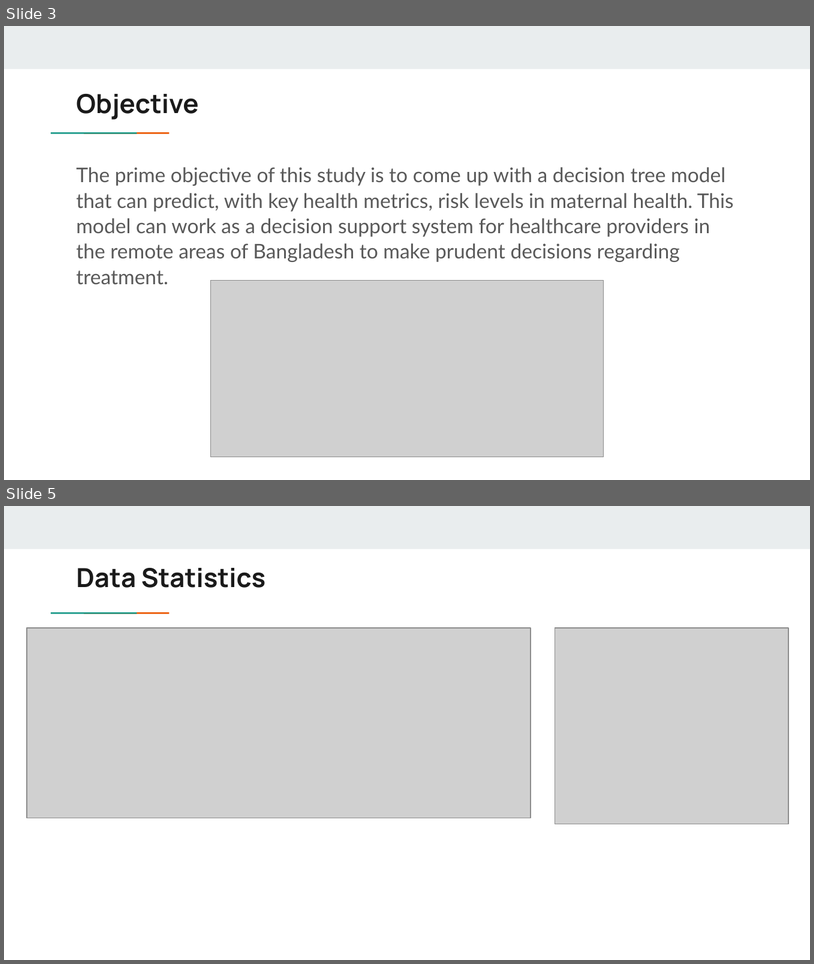
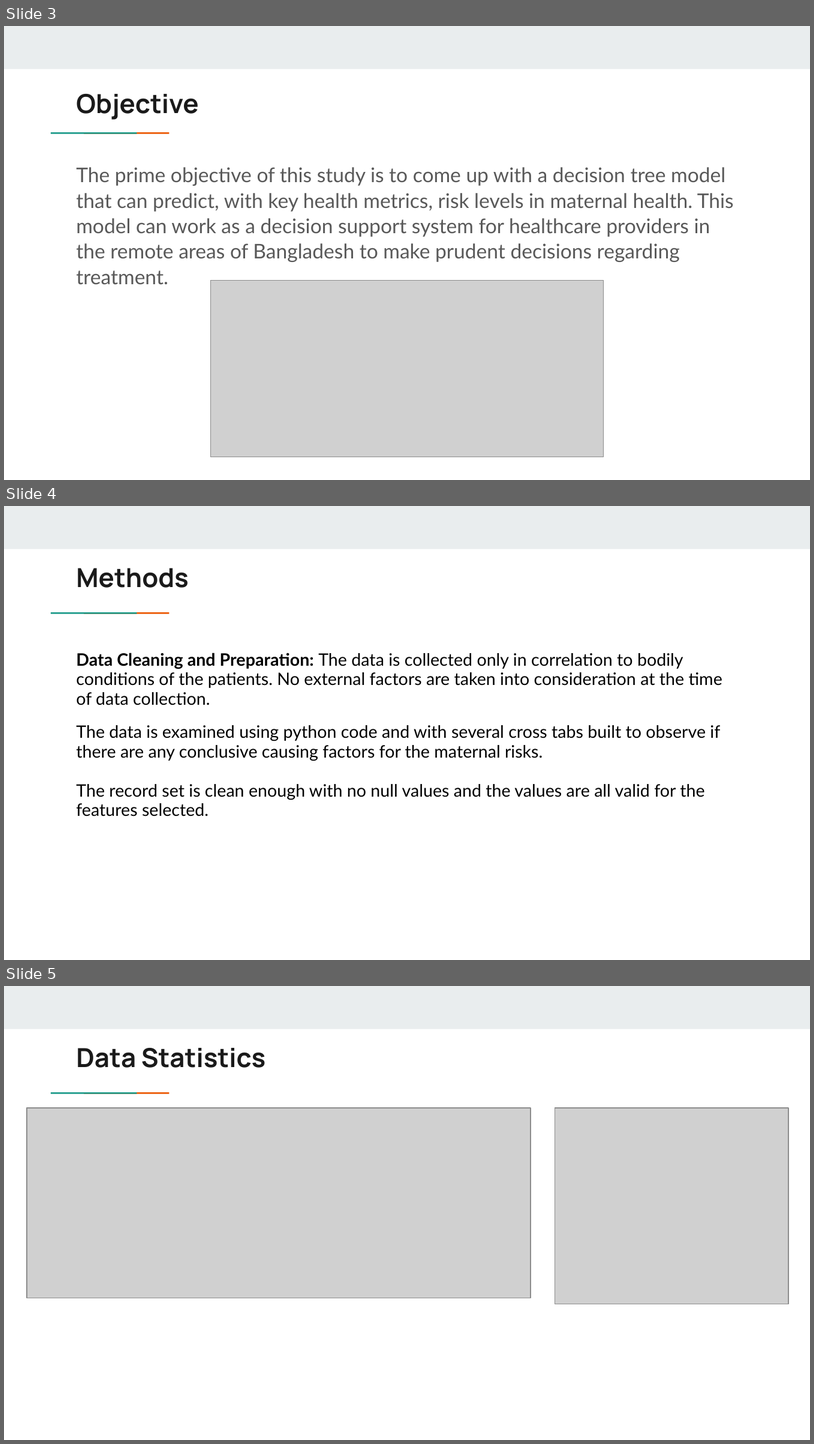
Before and after one commit to mkaturiusd24/USDIntroToAIGroup1, a slide deck: Maternal Health Risk Final Project.pptx. Shown one above the other, each under a label of ours: slides 3 and 5 before the commit, slides 3, 4 and 5 after it; the slides between them are not shown. The pictures are 814x964 and 814x1444 pixels, drawn with LibreOffice and Linux fonts; fonts in the diff are those of the drawing; grey boxes stand for pictures. Boxes give left, top, right and bottom in pixels: in the first picture for what was removed or moved away, otherwise in the second. Text is boxed around its words. In the diff, an @@ line names an element or a change of style, - is before the commit and + after.

```diff
--- a/Maternal Health Risk Final Project.pptx
+++ b/Maternal Health Risk Final Project.pptx
@@ slide 4 added at (4, 506, 810, 960), background #FFFFFF; not listed: 3 template elements that a slide beside it also shows @@
@@ title added at (76, 568, 188, 588), 23.4 pt, text #1A1A1A, bold @@
+Methods
@@ text added at (76, 652, 723, 816), 15.3 pt, text #000000 @@
+Data Cleaning and Preparation: The data is collected only in correlation to bodily conditions of the patients. No external factors are taken into consideration at the time of data collection.
+The data is examined using python code and with several cross tabs built to observe if there are any conclusive causing factors for the maternal risks.
+The record set is clean enough with no null values and the values are all valid for the features selected.
```
Also in this commit, not shown: 4 slides changed, 5 other slides added, 3 slides removed.
